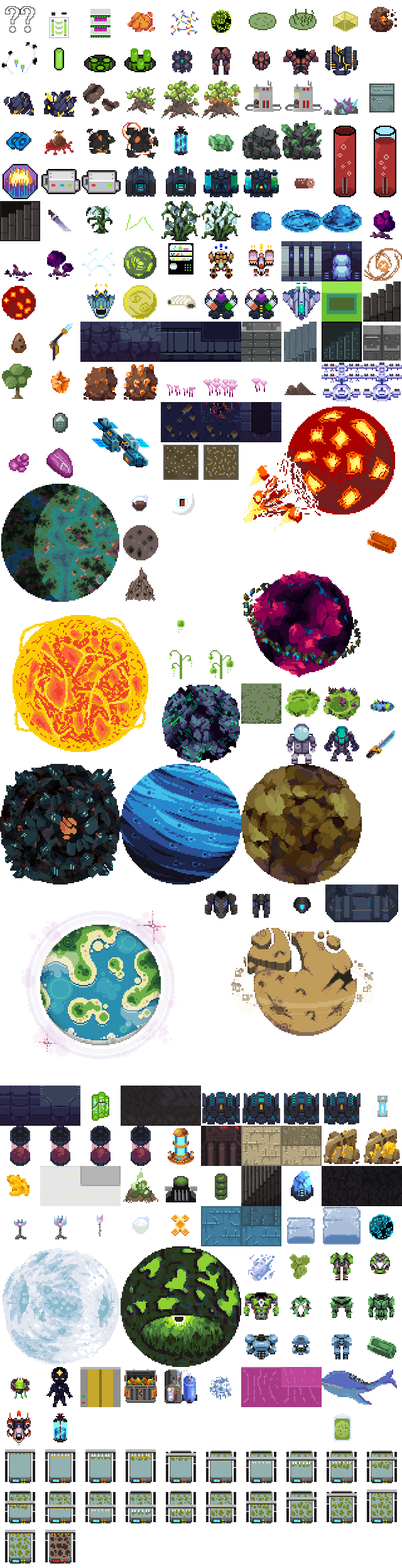
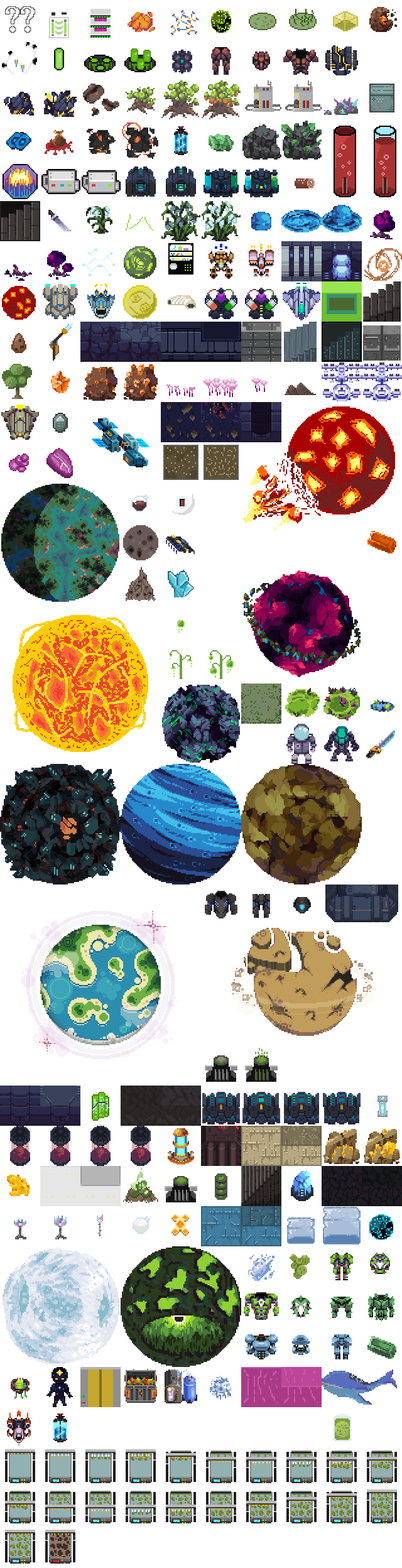
The second 402px x 1568px image is a revision of the first. Changes to its layers:
added layer "blockade-runner" above "battery-deposit" over [42, 283, 78, 320]
added layer "crystal" above "crystal-honey" over [167, 569, 195, 598]
added layer "lancer" above "life-herb" over [1, 404, 39, 440]
added layer "microcontroller" above "mining-ship" over [165, 535, 195, 555]
added layer "thiol-extractor" above "thiol-extractor-old" over [204, 1047, 278, 1082]
